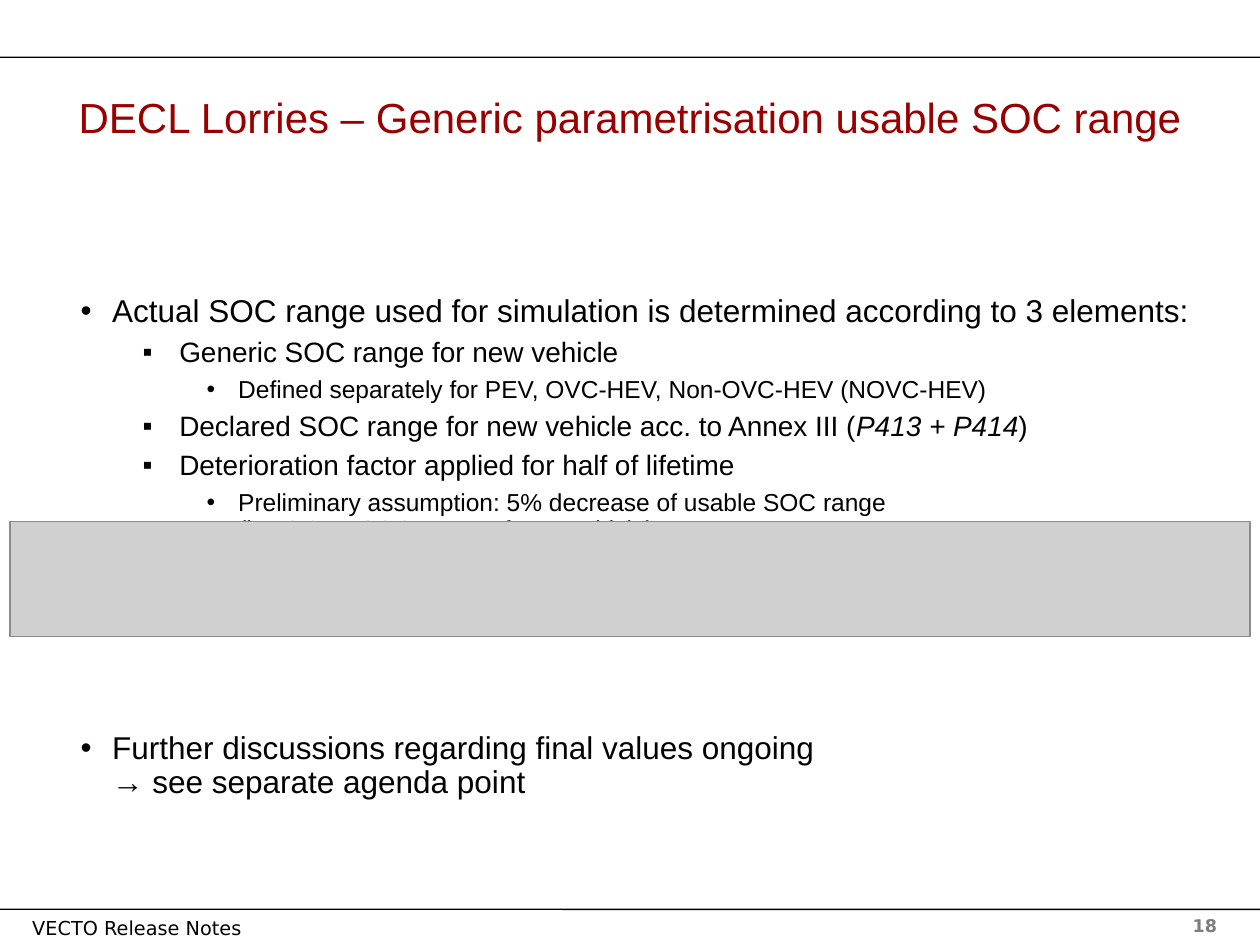
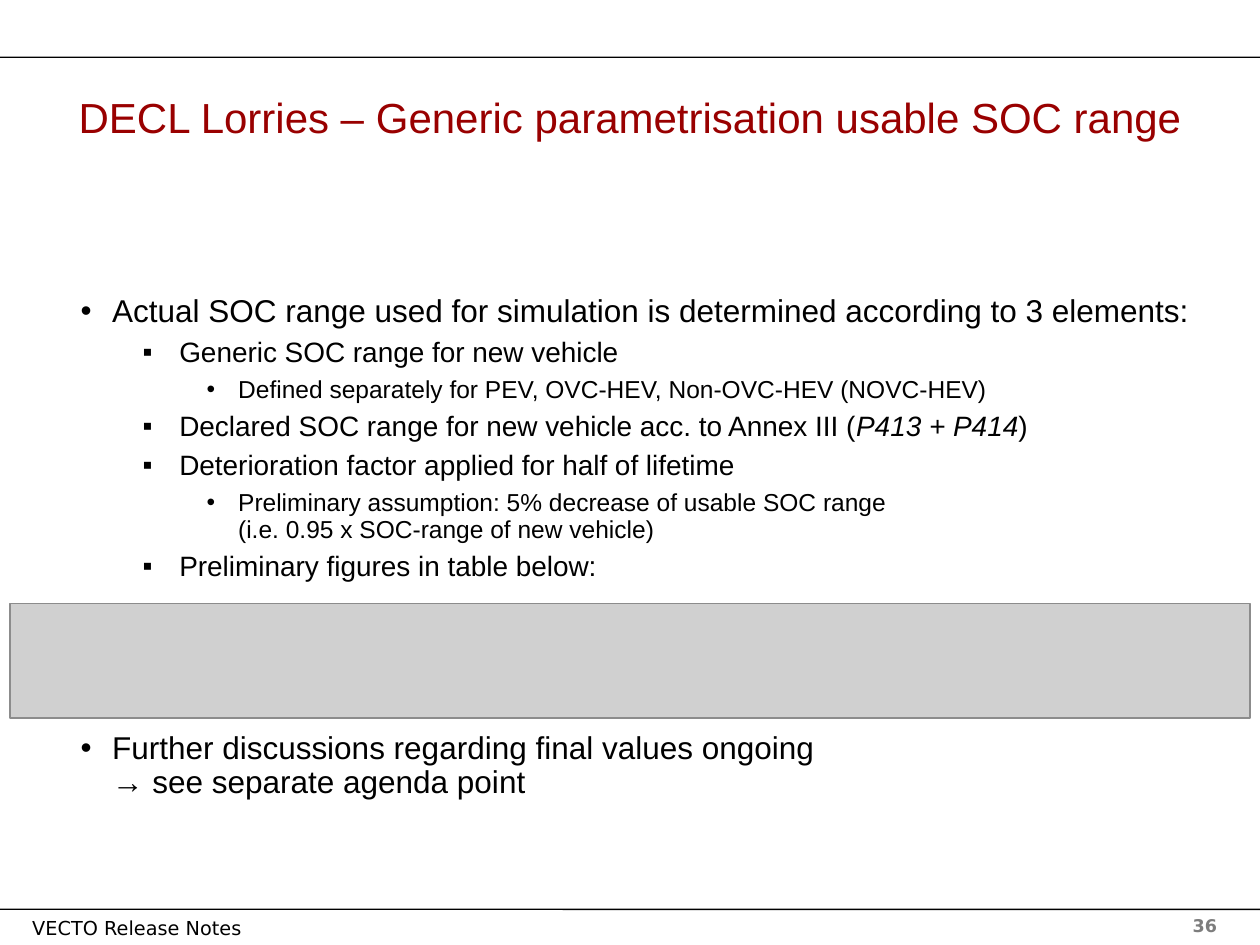
Before and after one commit to tanawadeatharva/BharatVECTO, a slide deck: slide 36 of Documentation/User Manual Source/Release Notes Vecto3.x.pptx (slide 18 before the commit). Drawn at 1260x945 pixels with LibreOffice and Linux fonts; fonts in the diff are those of the drawing; grey boxes stand for pictures; background and template pictures are left out. Boxes give left, top, right and bottom in pixels: in the first picture for what was removed or moved away, otherwise in the second. Text is boxed around its words. In the diff, an @@ line names an element or a change of style, - is before the commit and + after.

```diff
--- a/Documentation/User Manual Source/Release Notes Vecto3.x.pptx
+++ b/Documentation/User Manual Source/Release Notes Vecto3.x.pptx
@@ picture: place and size @@
-picture at (10, 522, 1250, 636)
+picture at (10, 604, 1250, 718)
@@ page number at (1193, 919, 1217, 932): text changed @@
-18
+36
```
Also in this commit, not shown: 5 other slides changed, 18 slides added.
